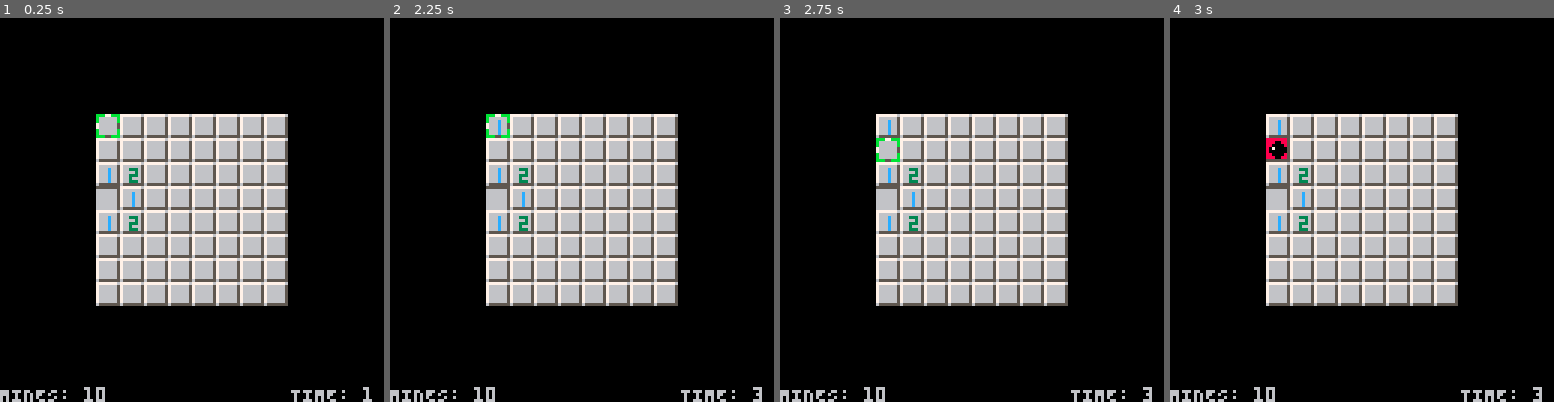
Above: before the commit, frames 1-4 (left to right).
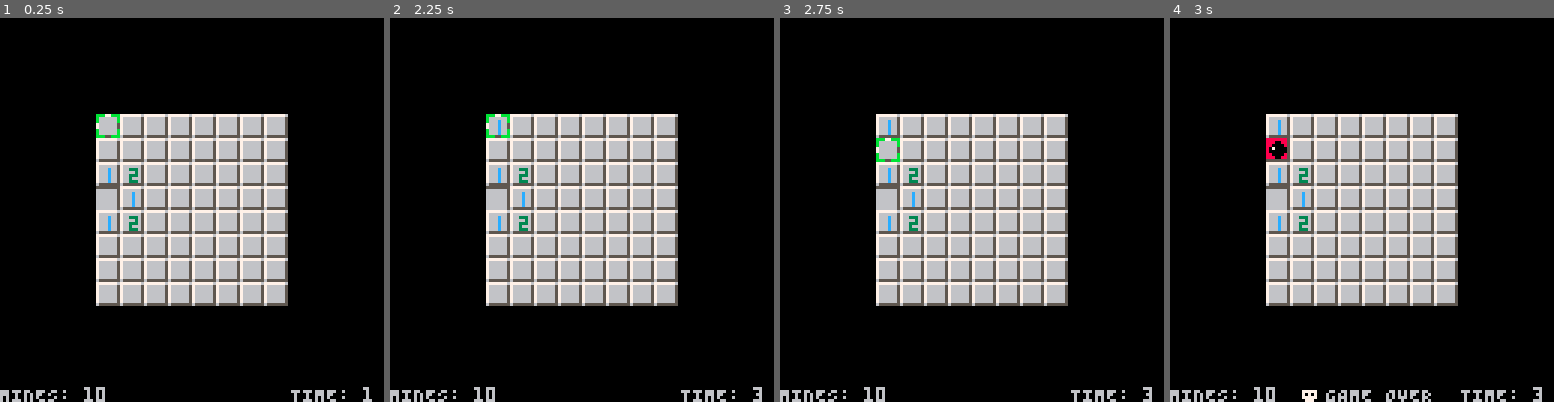
Above: after the commit, the same moments.

Repository: xxblx/pico8-minesweeper
Game: PICO-8 cartridge minesweeper.p8
The game is run twice, just before and just after one commit, with the same random seed, the same clock (stepped at 60 frames per second) and the same inputs.
Inputs:
- Up to frame 1 (0.25 s): no input
- Up to frame 2 (2.25 s): tap O (Z key) at 0.33, 0.7, 1.43, 2.22 s; tap X (X key) at 1.07, 2.07 s; hold Left from 1.97 s (still down)
- Up to frame 3 (2.75 s): release Left at 2.37 s; tap X (X key) at 2.4, 2.73 s; hold Down from 2.42 s (still down)
- Up to frame 4 (3 s): release Down at 2.82 s; hold Right from 2.87 s (still down)

Frames 1-3 are identical in both runs. In frame 4, 0.5% of the frame differs, in the area x 34-68%, y 96-100%.

Commit message:
move game over logic to _update

Diff:
--- a/main.lua
+++ b/main.lua
@@ -134,18 +134,18 @@
 end
 
 local function open_cell()
+    local success = true
     if FIELD[CURSOR.x][CURSOR.y].status < 3 then
         FIELD[CURSOR.x][CURSOR.y].status = 3
 
         if FIELD[CURSOR.x][CURSOR.y].value == -1 then
             FIELD[CURSOR.x][CURSOR.y].value = -2
-            GAME_STATE = 2
-            SERVICE_SPR = 10
-            SERVICE_MSG = 'GAME OVER'
+            success = false
         elseif FIELD[CURSOR.x][CURSOR.y].value == 0 then
             clear_zero_neighbours({ x = CURSOR.x, y = CURSOR.y })
         end
     end
+    return success
 end
 
 local function check_win()
@@ -174,12 +174,20 @@
     local xdir = 0
     local ydir = 0
 
+    if (btnp(4)) then flag_cell() end
+    if (btnp(5)) then
+        if not open_cell() then
+            GAME_STATE = 2
+            SERVICE_MSG = 'GAME OVER'
+            SERVICE_SPR = 10
+            return
+        end
+    end
+
     if (btnp(0)) then xdir = -1 end
     if (btnp(1)) then xdir = 1 end
     if (btnp(2)) then ydir = -1 end
     if (btnp(3)) then ydir = 1 end
-    if (btnp(4)) then flag_cell() end
-    if (btnp(5)) then open_cell() end
     move_cursor(xdir, ydir)
 
     if MINES_LEFT == 0 and check_win() then
